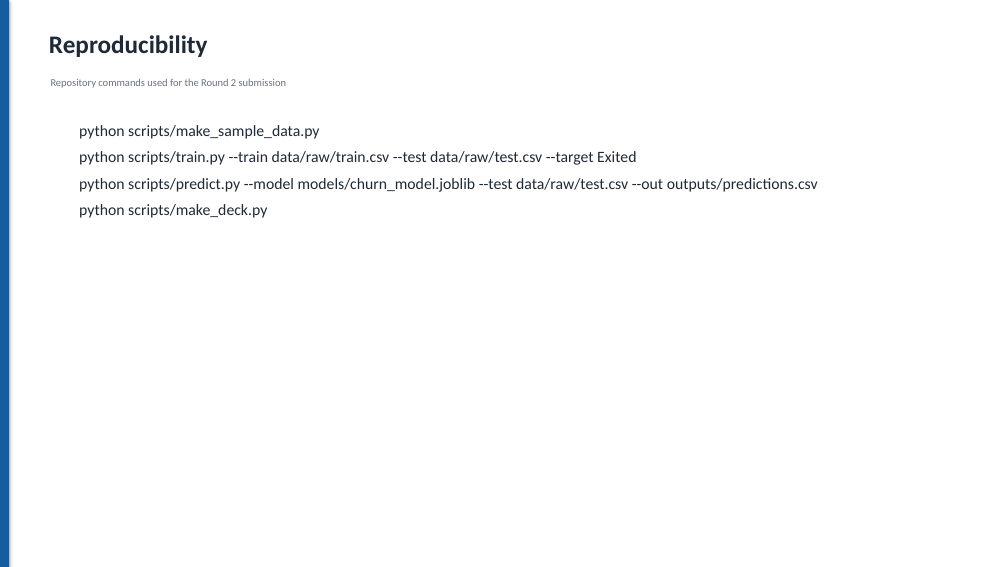
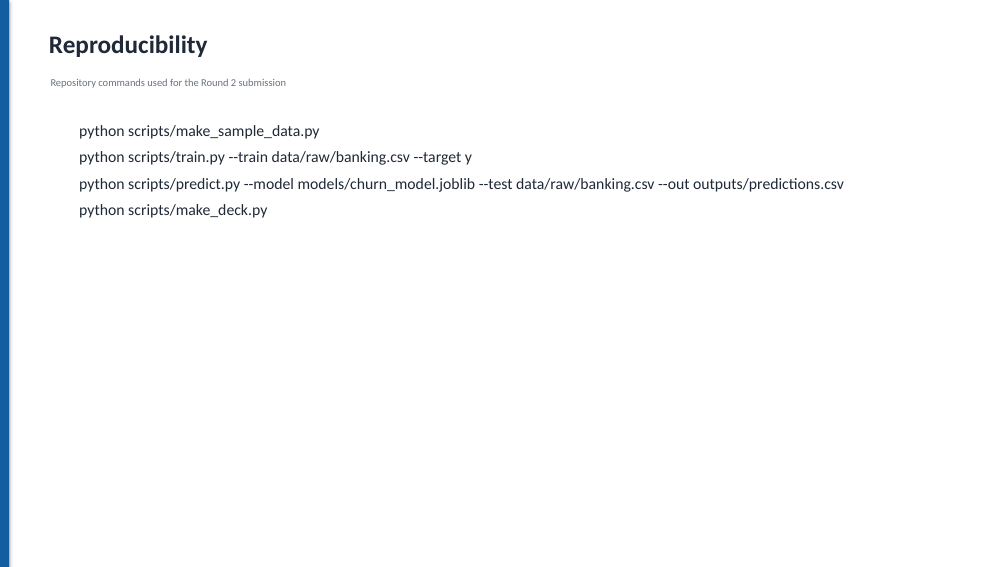
Before and after one commit to Tony-chauhan/churnzero-26-banking-churn-prediction, a slide deck: slide 11 of submission/ChurnZero_26_Round2_Presentation.pptx. Drawn at 1008x567 pixels with LibreOffice and Linux fonts; fonts in the diff are those of the drawing. Boxes give left, top, right and bottom in pixels: in the first picture for what was removed or moved away, otherwise in the second. Text is boxed around its words. In the diff, an @@ line names an element or a change of style, - is before the commit and + after.

Commit message:
Update submission workflow for banking dataset

```diff
--- a/submission/ChurnZero_26_Round2_Presentation.pptx
+++ b/submission/ChurnZero_26_Round2_Presentation.pptx
@@ text at (79,151,844,192): text changed @@
-python scripts/train.py --train data/raw/train.csv --test data/raw/test.csv --target Exited
-python scripts/predict.py --model models/churn_model.joblib --test data/raw/test.csv --out outputs/predictions.csv
+python scripts/train.py --train data/raw/banking.csv --target y
+python scripts/predict.py --model models/churn_model.joblib --test data/raw/banking.csv --out outputs/predictions.csv
```
Also in this commit, not shown: 4 other slides changed, 11 other files.
